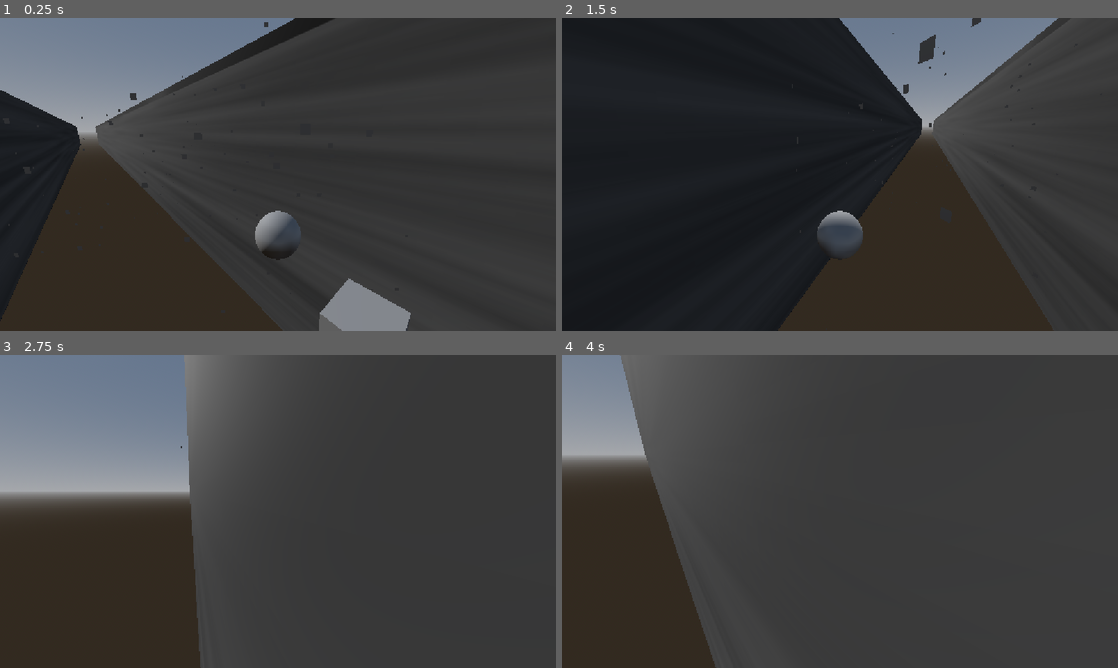
Above: before the commit, frames 1-4 (two rows, left to right).
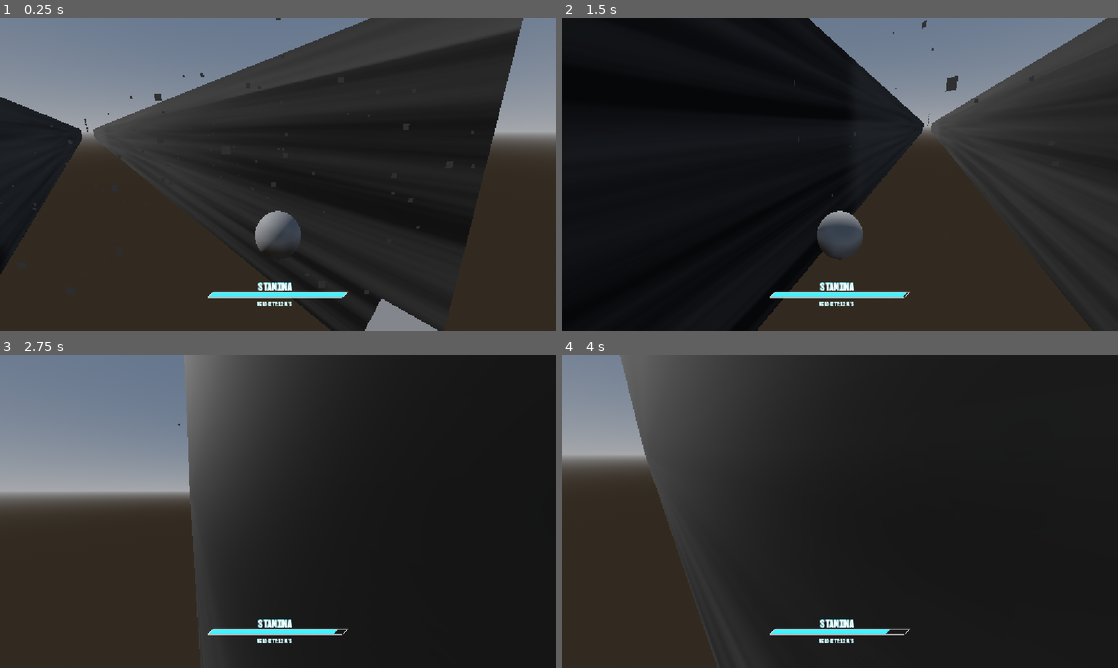
Above: after the commit, the same moments.

Repository: PortalGolem/havenIE2026GameJam
Game: Godot game, scene res://Scenes/Main.tscn
Same seed, same stepped clock (60 frames per second), same inputs: the game is played once before the commit and once after it.
Inputs (mouse positions are in pixels of both pictures, inside the frame that each line leads up to):
- Up to frame 1 (0.25 s): no input
- Up to frame 2 (1.5 s): move the mouse to (867, 174) at 0.52 s; press the mouse at (867, 174) at 0.53 s; hold W (Forward) from 0.53 s (still down); tap Space (Jump) at 0.77 s; move the mouse to (812, 174) at 1.27 s; release the mouse at (812, 174) at 1.28 s; tap Shift (Dash) at 1.35 s
- Up to frame 3 (2.75 s): keep holding W (Forward); tap Space (Jump) at 1.52 s; move the mouse to (289, 505) at 2.02 s; press the mouse at (289, 505) at 2.03 s
- Up to frame 4 (4 s): keep holding W (Forward); move the mouse to (834, 517) at 2.77 s; release the mouse at (834, 517) at 2.78 s; tap Shift (Dash) at 2.85 s; tap Space (Jump) at 3.02, 3.77 s; move the mouse to (878, 514) at 3.52 s; press the mouse at (878, 514) at 3.53 s

The runs differ from the first frame. In frame 1, 22% of the frame differs, in the area x 0-100%, y 0-100%; in frame 2, 9.6%; in frame 3, 52%; in frame 4, 65%, in the area x 10-100%, y 0-100%.

Commit message:
Procedural

Diff:
--- a/Objects/StanimaBarGUI.tscn
+++ b/Objects/StanimaBarGUI.tscn
@@ -19,9 +19,9 @@
 anchor_right = 0.5
 anchor_bottom = 1.0
 offset_left = -143.99994
-offset_top = 939.0
+offset_top = 542.00006
 offset_right = 49.919006
-offset_bottom = 363.29736
+offset_bottom = -33.702576
 grow_horizontal = 2
 grow_vertical = 2
 scale = Vector2(1.48, 1.48)
--- a/Rooms/Fixed/Start_Room.tscn
+++ b/Rooms/Fixed/Start_Room.tscn
@@ -1,6 +1,46 @@
 [gd_scene format=3 uid="uid://bc2navoi4cvju"]
+
+[ext_resource type="Texture2D" uid="uid://dnbrywea7oakp" path="res://Materials/Textures/Fortress Wall/Fortress_Wall_Color.png" id="2_sbqc7"]
+
+[sub_resource type="BoxShape3D" id="BoxShape3D_4jlny"]
+size = Vector3(1, 35.49048, 1045.4825)
+
+[sub_resource type="StandardMaterial3D" id="StandardMaterial3D_bsx41"]
+albedo_texture = ExtResource("2_sbqc7")
+
+[sub_resource type="BoxMesh" id="BoxMesh_kxl16"]
+size = Vector3(1, 35.49048, 71.45166)
+
+[sub_resource type="StandardMaterial3D" id="StandardMaterial3D_75dvw"]
+albedo_texture = ExtResource("2_sbqc7")
 
 [node name="Start" type="Node3D" unique_id=1440636408]
 
 [node name="End" type="Node3D" parent="." unique_id=1945841556]
-transform = Transform3D(1, 0, 0, 0, 1, 0, 0, 0, 1, 0, 0.40884602, 2.162814)
+transform = Transform3D(1, 0, 0, 0, 1, 0, 0, 0, 1, 0, 0.40884602, 1046.39)
+
+[node name="StaticBody3D" type="StaticBody3D" parent="." unique_id=2011556358]
+transform = Transform3D(1, 0, 0, 0, 1, 0, 0, 0, 1, -16.816292, 0, 557.7727)
+collision_layer = 2
+
+[node name="CollisionShape3D" type="CollisionShape3D" parent="StaticBody3D" unique_id=1133300425]
+transform = Transform3D(1, 0, 0, 0, 1, 0, 0, 0, 1, 0, -6.121704, -37.055786)
+shape = SubResource("BoxShape3D_4jlny")
+
+[node name="MeshInstance3D" type="MeshInstance3D" parent="StaticBody3D" unique_id=1661222433]
+transform = Transform3D(1, 0, 0, 0, 1, 0, 0, 0, 14.662356, 4.7683716e-07, -6.121704, -35.22583)
+material_override = SubResource("StandardMaterial3D_bsx41")
+mesh = SubResource("BoxMesh_kxl16")
+
+[node name="StaticBody3D2" type="StaticBody3D" parent="." unique_id=362308974]
+transform = Transform3D(1, 0, 0, 0, 1, 0, 0, 0, 1, 18.644997, 0, 557.7727)
+collision_layer = 2
+
+[node name="CollisionShape3D" type="CollisionShape3D" parent="StaticBody3D2" unique_id=1119089040]
+transform = Transform3D(1, 0, 0, 0, 1, 0, 0, 0, 1, 0, -6.121704, -32.805542)
+shape = SubResource("BoxShape3D_4jlny")
+
+[node name="MeshInstance3D" type="MeshInstance3D" parent="StaticBody3D2" unique_id=108985863]
+transform = Transform3D(1, 0, 0, 0, 1, 0, 0, 0, 14.662356, 0, -6.121704, -35.22583)
+material_override = SubResource("StandardMaterial3D_75dvw")
+mesh = SubResource("BoxMesh_kxl16")
--- a/Rooms/Random/Test_Room.tscn
+++ b/Rooms/Random/Test_Room.tscn
@@ -1,6 +1,13 @@
 [gd_scene format=3 uid="uid://c5rvwcp4pjao2"]
+
+[sub_resource type="BoxMesh" id="BoxMesh_jq2tr"]
+size = Vector3(3.8562012, 1.8774414, 1)
 
 [node name="Start" type="Node3D" unique_id=2038951143]
 
 [node name="End" type="Node3D" parent="." unique_id=954906942]
-transform = Transform3D(1, 0, 0, 0, 1, 0, 0, 0, 1, 0, 0.5710186, 2.5853677)
+transform = Transform3D(1, 0, 0, 0, 1, 0, 0, 0, 1, 0, 2.8419814, 2.5853677)
+
+[node name="MeshInstance3D" type="MeshInstance3D" parent="." unique_id=706729928]
+transform = Transform3D(1, 0, 0, 0, 1, 0, 0, 0, 1, -0.50964355, 0.4387207, 0)
+mesh = SubResource("BoxMesh_jq2tr")
--- a/Scenes/Main.tscn
+++ b/Scenes/Main.tscn
@@ -1,21 +1,9 @@
 [gd_scene format=3 uid="uid://155xx7s6y6ta"]
 
-[ext_resource type="Texture2D" uid="uid://dnbrywea7oakp" path="res://Materials/Textures/Fortress Wall/Fortress_Wall_Color.png" id="1_idj7w"]
 [ext_resource type="PackedScene" uid="uid://byque4w54oowj" path="res://Player/player.tscn" id="1_r150o"]
+[ext_resource type="PackedScene" uid="uid://brl2e02v7xk3w" path="res://Objects/Procedural.tscn" id="3_kln2b"]
 
 [sub_resource type="BoxMesh" id="BoxMesh_idj7w"]
-
-[sub_resource type="BoxShape3D" id="BoxShape3D_kln2b"]
-size = Vector3(1, 35.49048, 610.9808)
-
-[sub_resource type="StandardMaterial3D" id="StandardMaterial3D_kln2b"]
-albedo_texture = ExtResource("1_idj7w")
-
-[sub_resource type="BoxMesh" id="BoxMesh_rgh2o"]
-size = Vector3(1, 35.49048, 71.45166)
-
-[sub_resource type="StandardMaterial3D" id="StandardMaterial3D_rgh2o"]
-albedo_texture = ExtResource("1_idj7w")
 
 [sub_resource type="ProceduralSkyMaterial" id="ProceduralSkyMaterial_pbw6q"]
 
@@ -51,32 +39,6 @@
 transform = Transform3D(1, 0, 0, 0, 1, 0, 0, 0, 1, 0, -1.1852422, -22.310482)
 mesh = SubResource("BoxMesh_idj7w")
 
-[node name="StaticBody3D" type="StaticBody3D" parent="." unique_id=110971663]
-transform = Transform3D(1, 0, 0, 0, 1, 0, 0, 0, 1, -12.272188, 0, 71.14825)
-collision_layer = 2
-
-[node name="CollisionShape3D" type="CollisionShape3D" parent="StaticBody3D" unique_id=426617479]
-transform = Transform3D(1, 0, 0, 0, 1, 0, 0, 0, 1, 0, -6.121704, 205.52997)
-shape = SubResource("BoxShape3D_kln2b")
-
-[node name="MeshInstance3D" type="MeshInstance3D" parent="StaticBody3D" unique_id=1367865020]
-transform = Transform3D(1, 0, 0, 0, 1, 0, 0, 0, 14.662356, 4.7683716e-07, -6.121704, -35.22583)
-material_override = SubResource("StandardMaterial3D_kln2b")
-mesh = SubResource("BoxMesh_rgh2o")
-
-[node name="StaticBody3D2" type="StaticBody3D" parent="." unique_id=100686751]
-transform = Transform3D(1, 0, 0, 0, 1, 0, 0, 0, 1, 15.865132, 0, 71.14825)
-collision_layer = 2
-
-[node name="CollisionShape3D" type="CollisionShape3D" parent="StaticBody3D2" unique_id=288012873]
-transform = Transform3D(1, 0, 0, 0, 1, 0, 0, 0, 1, 0, -6.121704, -6.2170715)
-shape = SubResource("BoxShape3D_kln2b")
-
-[node name="MeshInstance3D" type="MeshInstance3D" parent="StaticBody3D2" unique_id=1032606640]
-transform = Transform3D(1, 0, 0, 0, 1, 0, 0, 0, 14.662356, 0, -6.121704, -35.22583)
-material_override = SubResource("StandardMaterial3D_rgh2o")
-mesh = SubResource("BoxMesh_rgh2o")
-
 [node name="WorldEnvironment" type="WorldEnvironment" parent="." unique_id=50909629]
 environment = SubResource("Environment_jw32o")
 
@@ -85,10 +47,10 @@
 mouseSensitivity = 0.01
 groundSpeed = 50.0
 airSpeed = 12.0
-airDrag = Vector3(1, 0, 17.5)
-airGravity = 5.0
+airDrag = Vector3(0.5, 0, 12)
+airGravity = 4.0
 wallDrag = 10.0
-wallGravity = 5.0
+wallGravity = 14.0
 wallDistance = 1.0
 DashSpeed = 100.0
 initialMovementMode = 1
@@ -97,9 +59,12 @@
 maxYRotation = 45.0
 jumpVector = Vector3(15, 5, 17.5)
 dashVector = Vector3(0, 1, 20)
-minZVelocity = -10.0
+Camera_FOV_def = 70
+minZVelocity = 10.0
 dash_time = 35.0
 dash_speed = 12.5
 dash_lock_time = 30.0
 stanima = 100
 stanima_regeneration = 1.75
+
+[node name="Procedural" parent="." unique_id=959096524 instance=ExtResource("3_kln2b")]
--- a/Scripts/procedural.gd
+++ b/Scripts/procedural.gd
@@ -1,32 +1,41 @@
 extends Node3D
 
-var Start_Room = preload("res://Rooms/Fixed/End_Room.tscn");
+var Start_Room = preload("res://Rooms/Fixed/Start_Room.tscn");
+var Start_Room_Inst
 var End_Room = preload("res://Rooms/Fixed/End_Room.tscn");
+var End_Room_Inst
 
 var Random_Rooms = [ResourceLoader.list_directory("res://Rooms/Random/")]
 var Room_Amount = 20
+var Rand_Room_Inst:Array
+var Scene
 
-var Scene = get_tree().get_root()
+var Continue_position:Vector3 = Vector3(0, 0, 0)
+var Rotation_Amount = 0.00
 
-var Continue_position:Vector3
-var Rotation_Amount = 0.00
+var delay = 2
 
 # Called when the node enters the scene tree for the first time.
 func _ready() -> void:
+	Scene = get_tree().root.get_child(0)
+
 	#place the first room
-	var Start_Room_Inst = Start_Room.instantiate()
-	Scene.add_child(Start_Room_Inst)
-	Continue_position = Start_Room_Inst.find_child("End").global_position;
+	Start_Room_Inst = Start_Room.instantiate()
+	Scene.add_child.call_deferred(Start_Room_Inst)
+
 
 	for i in Room_Amount:
-		var Room_Cur_Inst = Random_Rooms.pick_random().instantiate()
-		Scene.add_child(Room_Cur_Inst)
-		Room_Cur_Inst.global_position = Continue_position
-		Continue_position = Room_Cur_Inst.find_child("End").global_position;
 
-	var End_Room_Inst = End_Room.instantiate()
-	Scene.add_child(End_Room_Inst)
-	End_Room_Inst.global_position = Continue_position
+		var Room_Rand = Random_Rooms[randi_range(0, Random_Rooms.size())-1]
+		var Room = load("res://Rooms/Random/" + Room_Rand[0])
+		Rand_Room_Inst.append(Room.instantiate())
+		Scene.add_child.call_deferred(Rand_Room_Inst[i])
+
+
+
+	End_Room_Inst = End_Room.instantiate()
+	Scene.add_child.call_deferred(End_Room_Inst)
+
 
 
 
@@ -34,5 +43,18 @@
 
 
 # Called every frame. 'delta' is the elapsed time since the previous frame.
-func _process(delta: float) -> void:
+func _physics_process(delta: float) -> void:
+
+	if delay >= 0:
+		delay -= 1
+	if delay == 0:
+		Start_Room_Inst.global_position = Continue_position
+		Continue_position = Start_Room_Inst.find_child("End").global_position;
+
+		for i in Room_Amount:
+			Rand_Room_Inst[i].global_position = Continue_position
+			Continue_position = Rand_Room_Inst[i].find_child("End").global_position;
+
+		End_Room_Inst.global_position = Continue_position
+
 	pass
